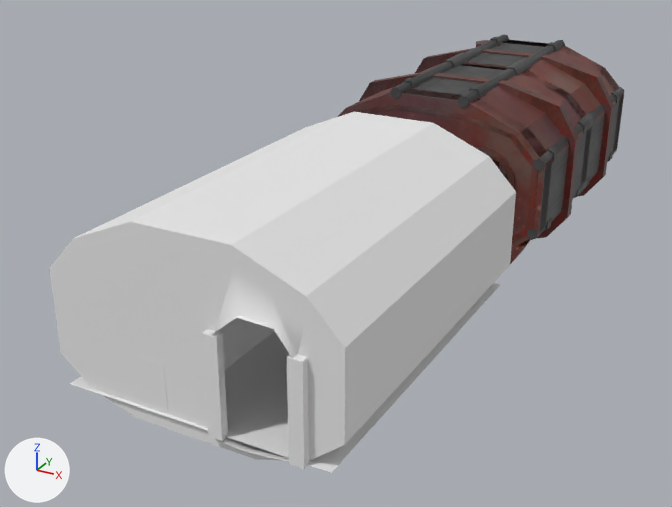
One commit to the OBJ model Models/Engine_Room.obj: the scene before it, then after it.
Rendered twice from a 50 mm lens placed at (8.8, -24.8, 9.2), pointed at (-1.9, -5.3, -0.5). Arrows for +X, +Y and +Z are at lower left; the lights stay in place. The picture after the commit comes second. Where no turn or scale is listed for an object, it has been applied to the vertices.
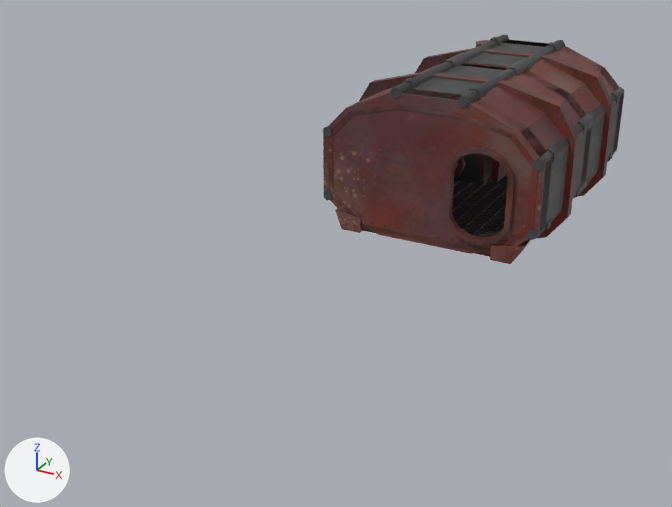
Boxes (x1, y1, x2, y2) around the edits, measured in the pictures (672 x 507 px):
'Cube.010', deleted
    before: (49, 112, 516, 473)
'Cube.011', surface changed
    both: (337, 78, 546, 264)

The change, as a diff of the scene's bpy script:
```diff
--- a/Models/Engine_Room.obj.py
+++ b/Models/Engine_Room.obj.py
@@ ob_cube_010 @@
-ob_cube_010 = bpy.data.objects.new('Cube.010', me_cube_010)
-ob_cube_010.location = (0.0, 0.0, 0.0)
```
